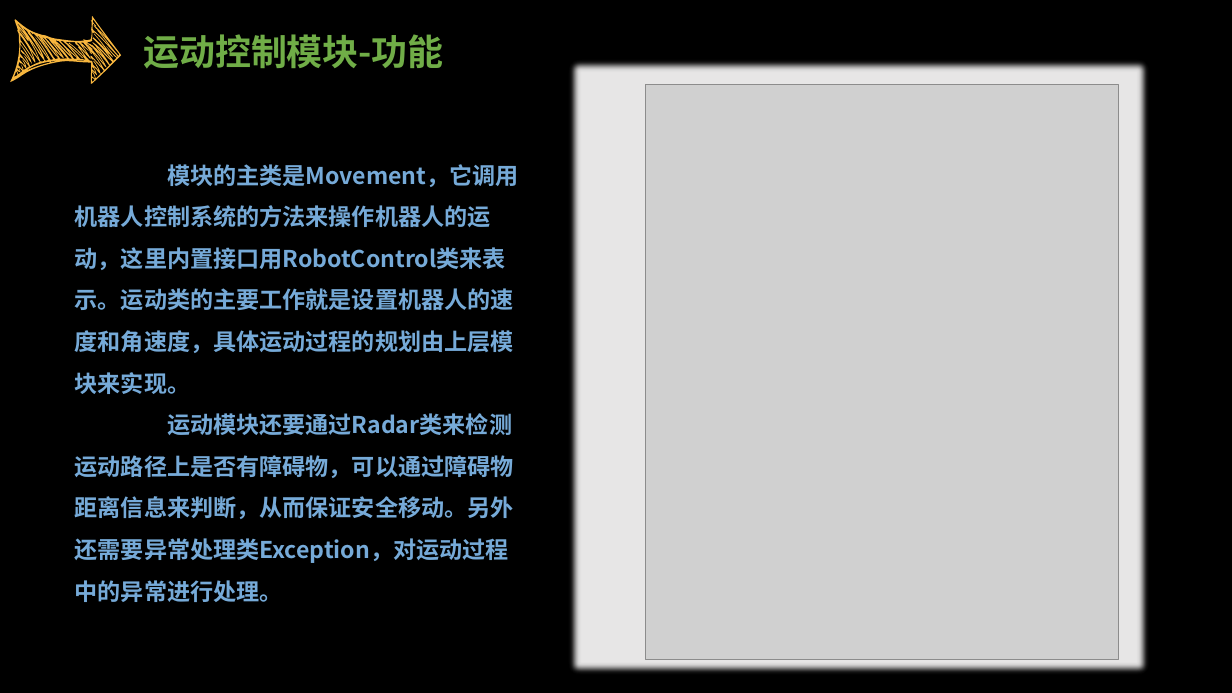
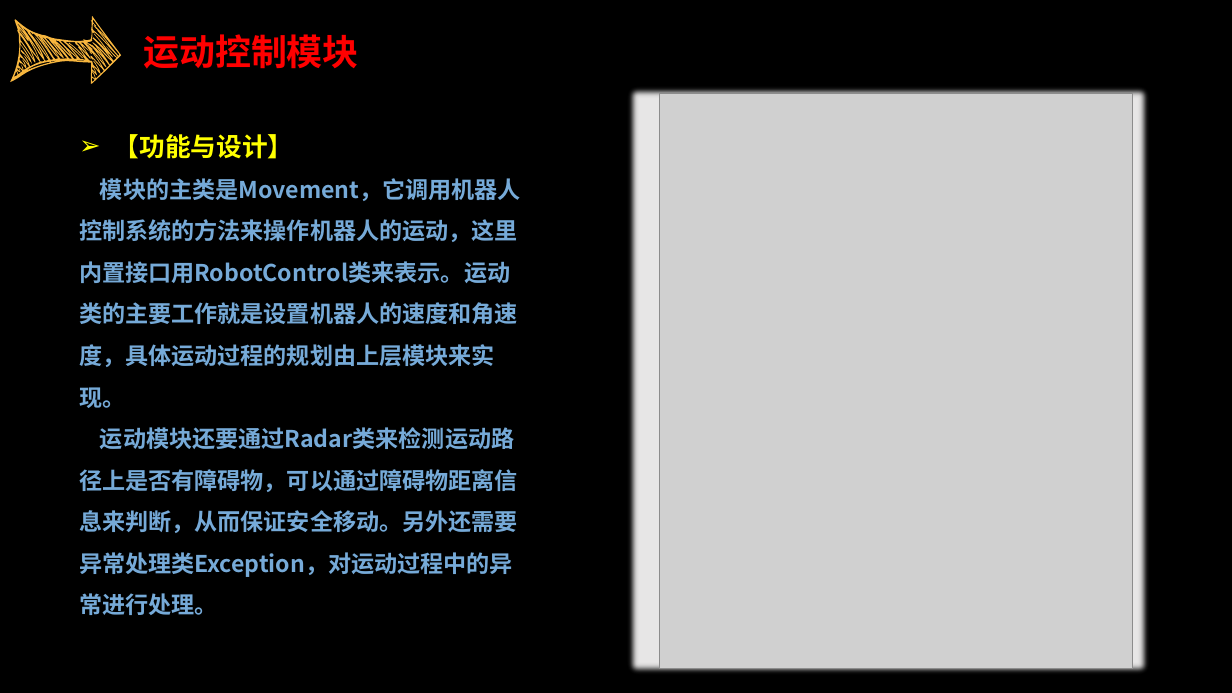
Before and after one commit to sebuaa2019/Team103, a slide deck: slide 29 of SE0423答辩TEAM103.pptx (slide 35 before the commit). Drawn at 1232x693 pixels with LibreOffice and Linux fonts; fonts in the diff are those of the drawing; grey boxes stand for pictures. Boxes give left, top, right and bottom in pixels: in the first picture for what was removed or moved away, otherwise in the second. Text is boxed around its words. In the diff, an @@ line names an element or a change of style, - is before the commit and + after.

Commit message:
modify PPT for 0423 v2.0

```diff
--- a/SE0423答辩TEAM103.pptx
+++ b/SE0423答辩TEAM103.pptx
@@ text at box(143, 34, 358, 69): text changed; text colour #70AD47 to #FF0000 @@
-运动控制模块-功能
+运动控制模块
@@ rectangle: place and size @@
-rectangle at box(567, 57, 1153, 677)
+rectangle at box(626, 84, 1152, 677)
@@ text "【功能与设计】": place and size @@
-text "【功能与设计】" at box(75, 164, 519, 602)
+text "【功能与设计】" at box(79, 134, 521, 615)
@@ picture: place and size @@
-picture at box(646, 84, 1119, 660)
+picture at box(660, 93, 1133, 669)
@@ text at box(114, 134, 294, 159): paragraph added @@
+➢ 【功能与设计】
```
Also in this commit, not shown: 20 other slides changed, 6 slides added, 1 slide removed.
